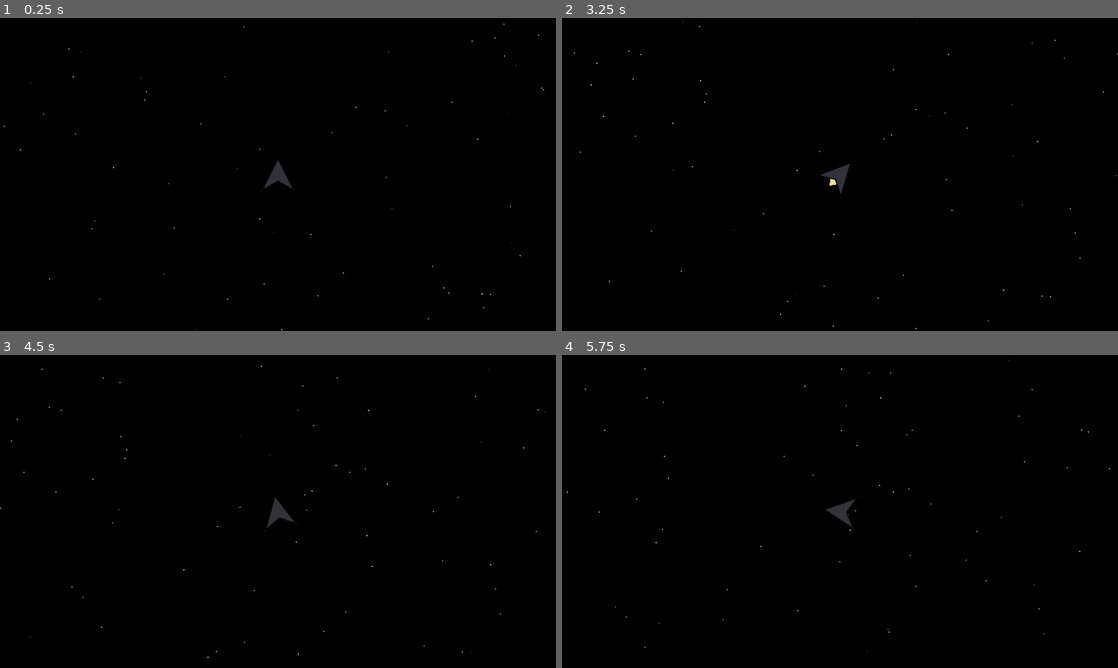
Above: before the commit, frames 1-4 (two rows, left to right).
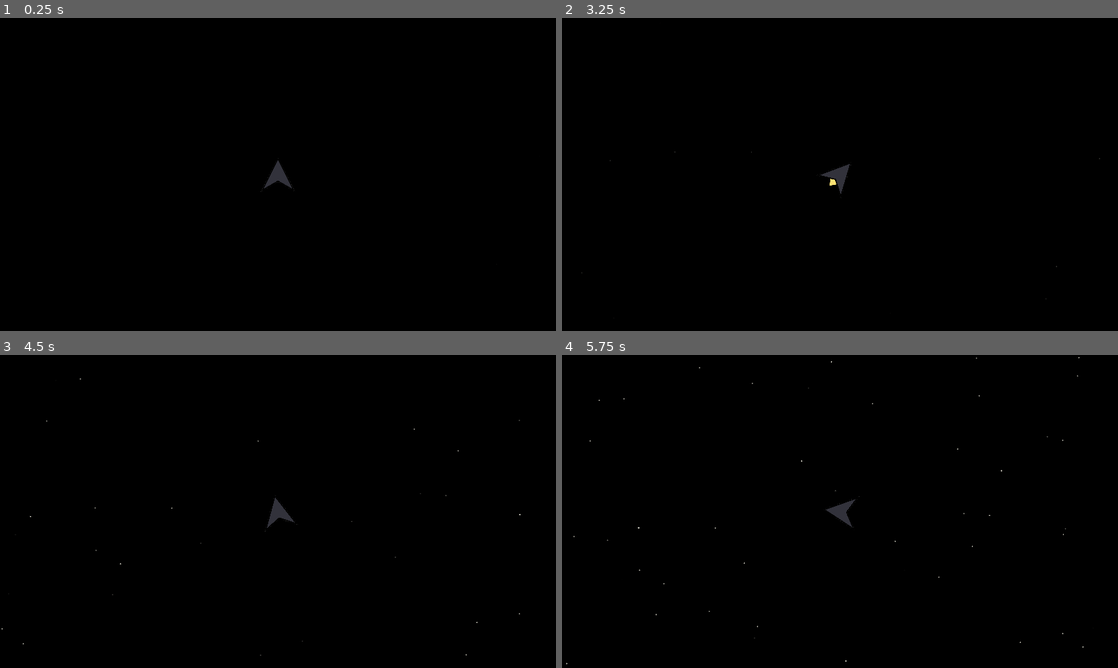
Above: after the commit, the same moments.

Repository: crhexa/starskipp
Game: Godot game, scene res://game/main.tscn
Same seed, same stepped clock (60 frames per second), same inputs: the game is played once before the commit and once after it.
Inputs:
- Up to frame 1 (0.25 s): no input
- Up to frame 2 (3.25 s): tap Enter at 0.5 s; hold D (turn_right) 0.53-1.28 s; hold S (decelerate) 0.53-1.28 s; hold A (turn_left) 1.28-2.03 s; tap S (decelerate) at 1.35, 2.85 s; hold D (turn_right) 2.03-2.78 s; hold S (decelerate) 2.03-2.78 s; hold W (accelerate) from 2.78 s (still down)
- Up to frame 3 (4.5 s): release W (accelerate) at 3.53 s; hold S (decelerate) 3.53-4.28 s; hold A (turn_left) from 3.53 s (still down); tap S (decelerate) at 4.35 s
- Up to frame 4 (5.75 s): keep holding A (turn_left); hold S (decelerate) from 5.03 s (still down)

The runs differ from the first frame. In frame 1, less than 0.1% of the frame differs, in the area x 0-98%, y 1-100%; in frame 2, less than 0.1%; in frame 3, less than 0.1%; in frame 4, 0.1%, in the area x 0-99%, y 0-99%.

Commit message:
Tweaked star particle algorithm

Diff:
--- a/game/Player.gd
+++ b/game/Player.gd
@@ -32,8 +32,11 @@
 	if Input.is_action_pressed("decelerate"):
 		pass
 
+	var speed = velocity.length_squared()
+	$GPUParticles2D.speed_scale = clamp(log(speed), 0.01, 60)
 	position += velocity * delta
 
+	# $Camera2D/Label.text = str(snappedf(0.01 * sqrt(speed), 0.01))
 
 func start(pos):
 	position = pos
--- a/game/player.tscn
+++ b/game/player.tscn
@@ -51,12 +51,13 @@
 
 [node name="GPUParticles2D" type="GPUParticles2D" parent="."]
 z_index = -1
-amount = 256
+amount = 512
 process_material = SubResource("ParticleProcessMaterial_2dto6")
 texture = ExtResource("4_qo8a5")
-lifetime = 10.0
-preprocess = 30.0
+lifetime = 60.0
+preprocess = 60.0
 randomness = 0.51
+trail_lifetime = 1.0
 
 [node name="Camera2D" type="Camera2D" parent="."]
 
@@ -70,3 +71,4 @@
 grow_horizontal = 2
 grow_vertical = 2
 color = Color(0, 0, 0, 1)
+metadata/_edit_lock_ = true
